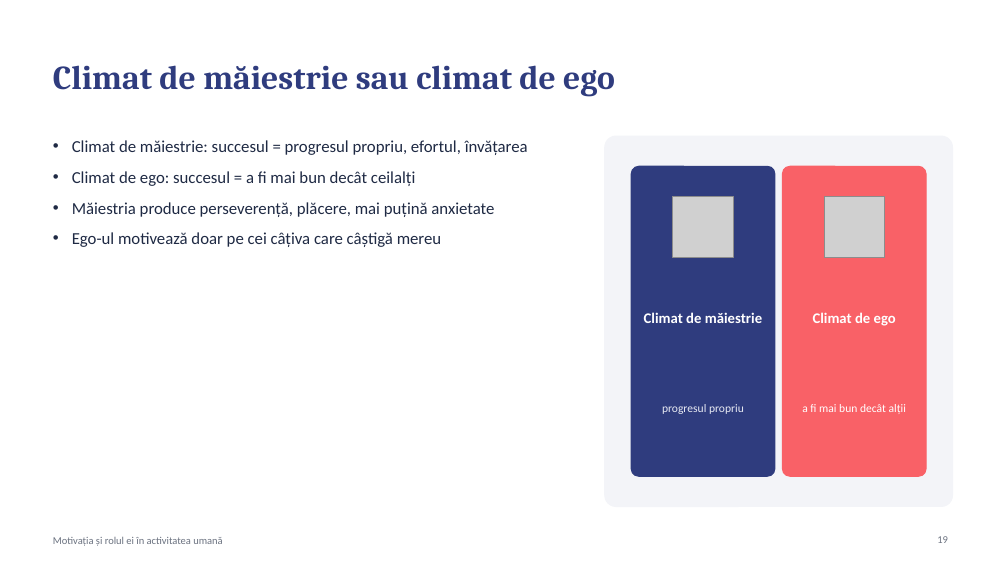
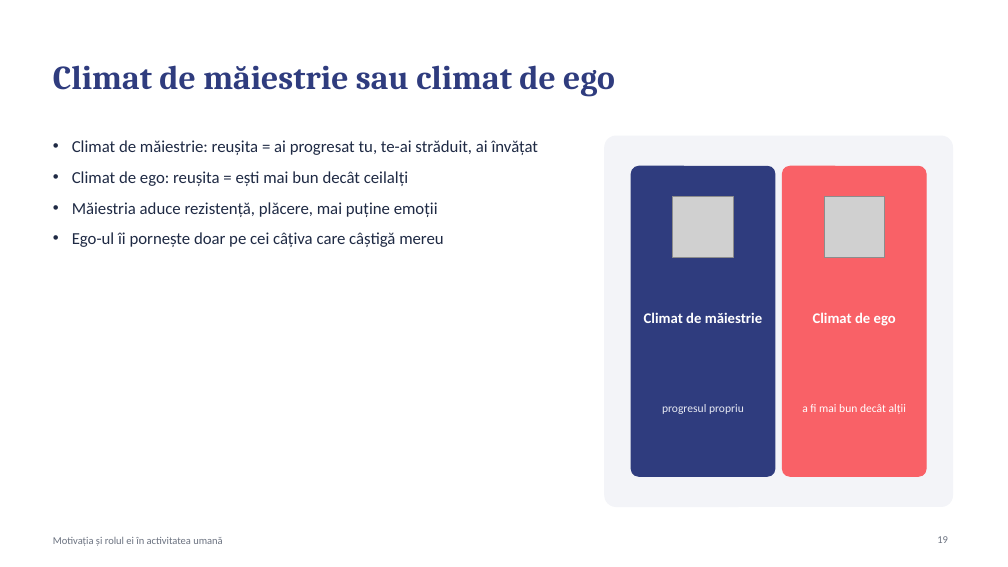
Before and after one commit to uskatu/aplicatie-autorulate, a slide deck: slide 19 of transfer/Motivatia_Proiect_Grupa5104.pptx. Drawn at 1008x567 pixels with LibreOffice and Linux fonts; fonts in the diff are those of the drawing; grey boxes stand for pictures. Boxes give left, top, right and bottom in pixels: in the first picture for what was removed or moved away, otherwise in the second. Text is boxed around its words. In the diff, an @@ line names an element or a change of style, - is before the commit and + after.

```diff
--- a/transfer/Motivatia_Proiect_Grupa5104.pptx
+++ b/transfer/Motivatia_Proiect_Grupa5104.pptx
@@ text at [72, 140, 538, 247]: text changed @@
-• Climat de măiestrie: succesul = progresul propriu, efortul, învățarea
-• Climat de ego: succesul = a fi mai bun decât ceilalți
-• Măiestria produce perseverență, plăcere, mai puțină anxietate
-• Ego-ul motivează doar pe cei câțiva care câștigă mereu
+• Climat de măiestrie: reușita = ai progresat tu, te-ai străduit, ai învățat
+• Climat de ego: reușita = ești mai bun decât ceilalți
+• Măiestria aduce rezistență, plăcere, mai puține emoții
+• Ego-ul îi pornește doar pe cei câțiva care câștigă mereu
```
Also in this commit, not shown: 20 other slides changed, 1 other file.
